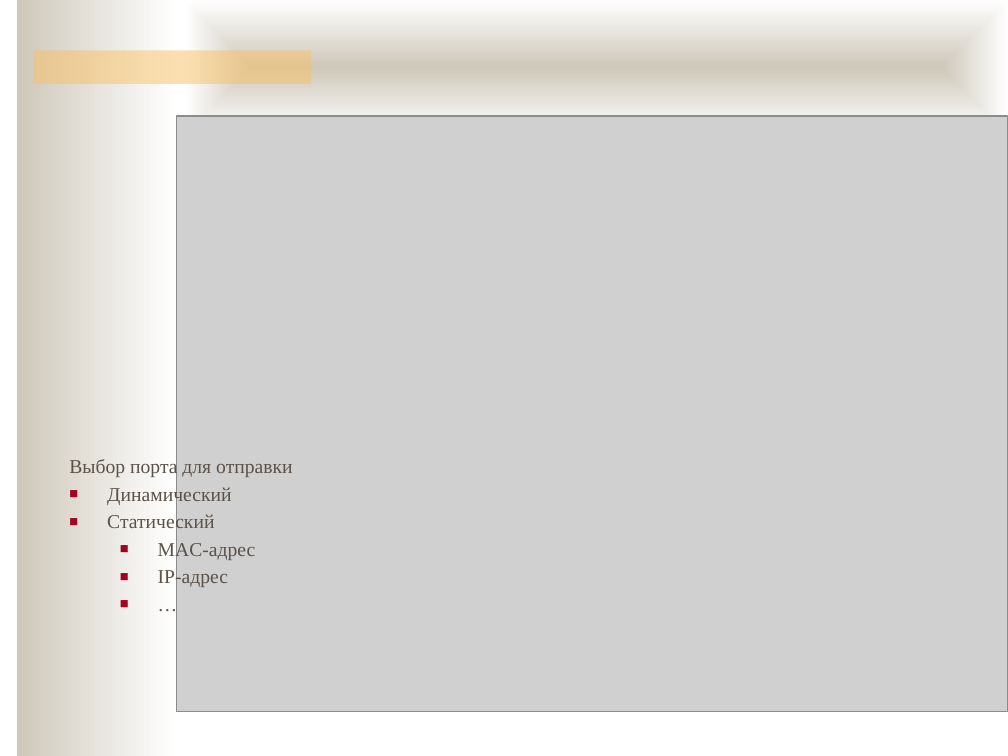
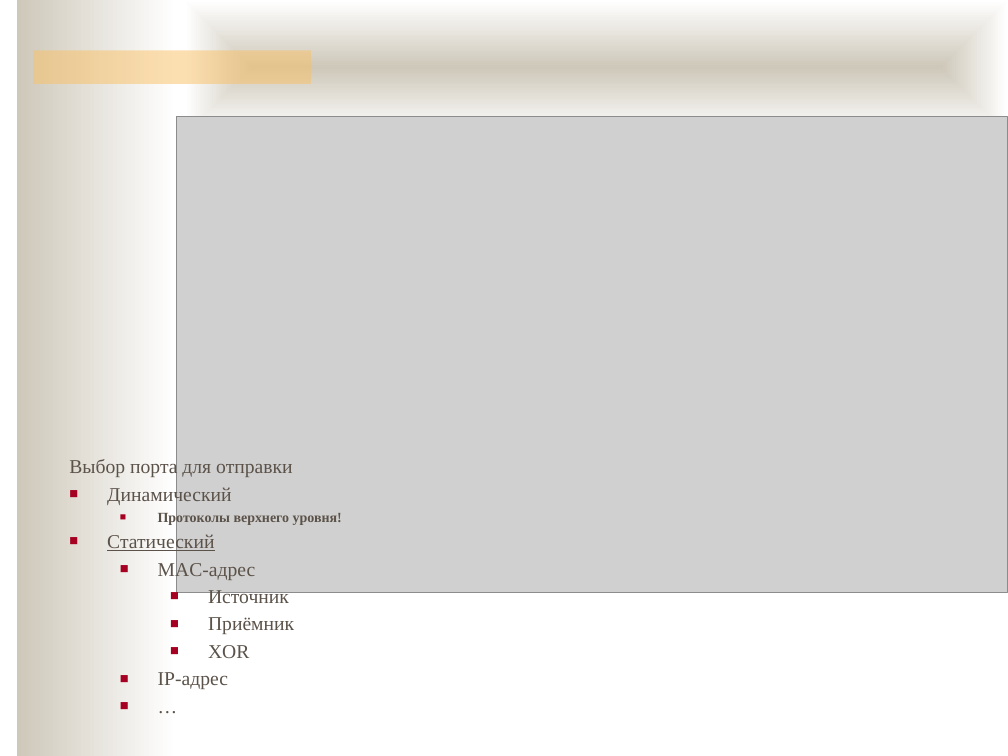
Before and after one commit to ukoloff/nets, a slide deck: slide 19 of lecture/08-L2.pptx (slide 14 before the commit). Drawn at 1008x756 pixels with LibreOffice and Linux fonts; fonts in the diff are those of the drawing; grey boxes stand for pictures; background and template pictures are left out. Boxes give left, top, right and bottom in pixels: in the first picture for what was removed or moved away, otherwise in the second. Text is boxed around its words. In the diff, an @@ line names an element or a change of style, - is before the commit and + after.

```diff
--- a/lecture/08-L2.pptx
+++ b/lecture/08-L2.pptx
@@ picture: place and size @@
-picture at (176, 116, 1008, 712)
+picture at (176, 116, 1008, 592)
@@ text at (107, 533, 214, 553): underline on in "Статический" @@
@@ text at (158, 511, 342, 526): paragraph added @@
+  ■ Протоколы верхнего уровня!
@@ text at (208, 590, 294, 658): paragraphs added @@
+    ■ Источник
+    ■ Приёмник
+    ■ XOR
```
Also in this commit, not shown: 5 other slides changed, 5 slides added.
